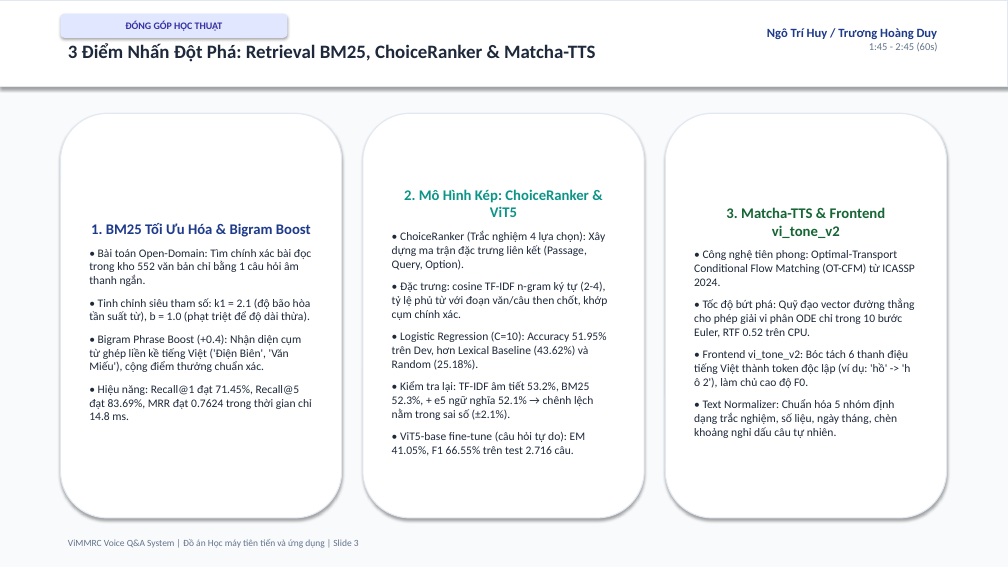
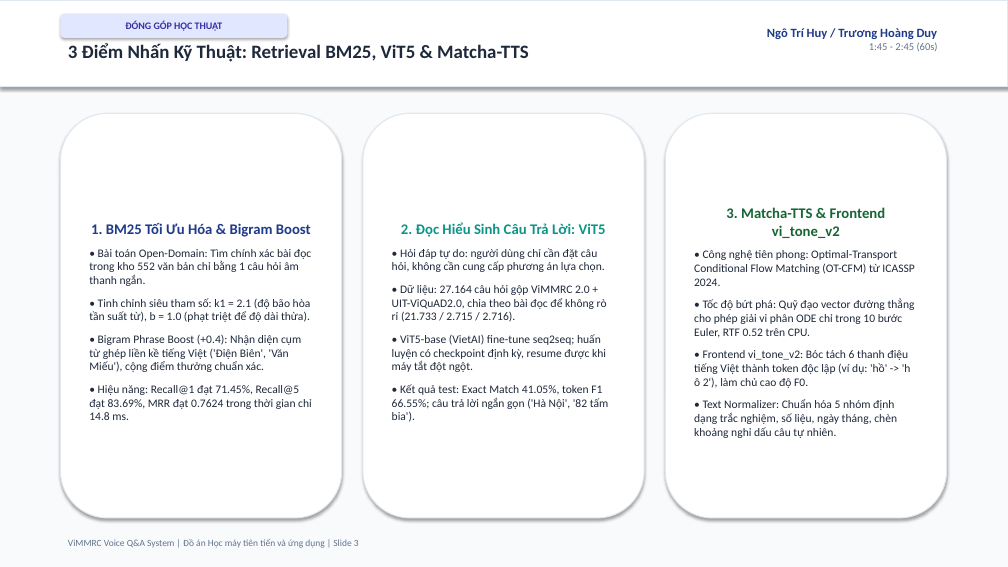
Before and after one commit to ngohuy04022000/vimmrc-qa-voice, a slide deck: slide 3 of docs/ViMMRC_Presentation_5min.pptx. Drawn at 1008x567 pixels with LibreOffice and Linux fonts; fonts in the diff are those of the drawing. Boxes give left, top, right and bottom in pixels: in the first picture for what was removed or moved away, otherwise in the second. Text is boxed around its words. In the diff, an @@ line names an element or a change of style, - is before the commit and + after.

```diff
--- a/docs/ViMMRC_Presentation_5min.pptx
+++ b/docs/ViMMRC_Presentation_5min.pptx
@@ text at (68, 43, 529, 62): text changed @@
-3 Điểm Nhấn Đột Phá: Retrieval BM25, ChoiceRanker & Matcha-TTS
+3 Điểm Nhấn Kỹ Thuật: Retrieval BM25, ViT5 & Matcha-TTS
@@ text in rounded rectangle at (392, 222, 608, 422): text changed @@
-2. Mô Hình Kép: ChoiceRanker & ViT5
-• ChoiceRanker (Trắc nghiệm 4 lựa chọn): Xây dựng ma trận đặc trưng liên kết (Passage, Query, Option).
-• Đặc trưng: cosine TF-IDF n-gram ký tự (2-4), tỷ lệ phủ từ với đoạn văn/câu then chốt, khớp cụm chính xác.
-• Logistic Regression (C=10): Accuracy 51.95% trên Dev, hơn Lexical Baseline (43.62%) và Random (25.18%).
-• Kiểm tra lại: TF-IDF âm tiết 53.2%, BM25 52.3%, + e5 ngữ nghĩa 52.1% → chênh lệch nằm trong sai số (±2.1%).
-• ViT5-base fine-tune (câu hỏi tự do): EM 41.05%, F1 66.55% trên test 2.716 câu.
+2. Đọc Hiểu Sinh Câu Trả Lời: ViT5
+• Hỏi đáp tự do: người dùng chỉ cần đặt câu hỏi, không cần cung cấp phương án lựa chọn.
+• Dữ liệu: 27.164 câu hỏi gộp ViMMRC 2.0 + UIT-ViQuAD2.0, chia theo bài đọc để không rò rỉ (21.733 / 2.715 / 2.716).
+• ViT5-base (VietAI) fine-tune seq2seq; huấn luyện có checkpoint định kỳ, resume được khi máy tắt đột ngột.
+• Kết quả test: Exact Match 41.05%, token F1 66.55%; câu trả lời ngắn gọn ('Hà Nội', '82 tấm bia').
```
Also in this commit, not shown: 4 other slides changed, 17 other files.
